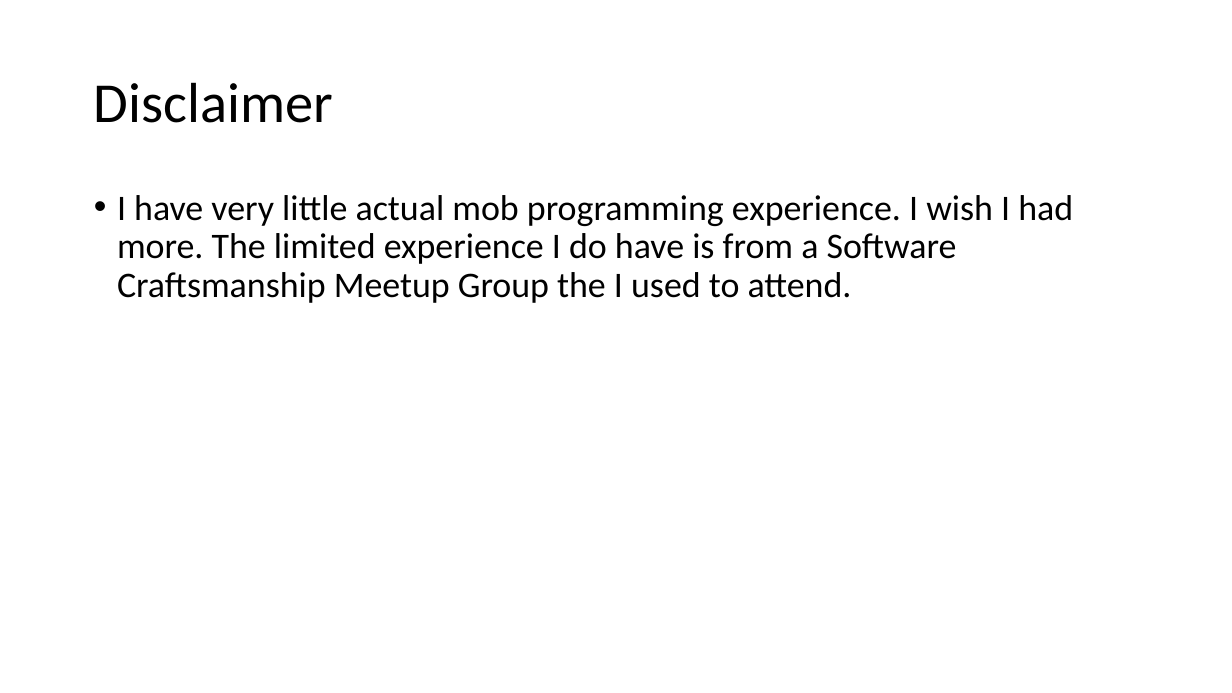
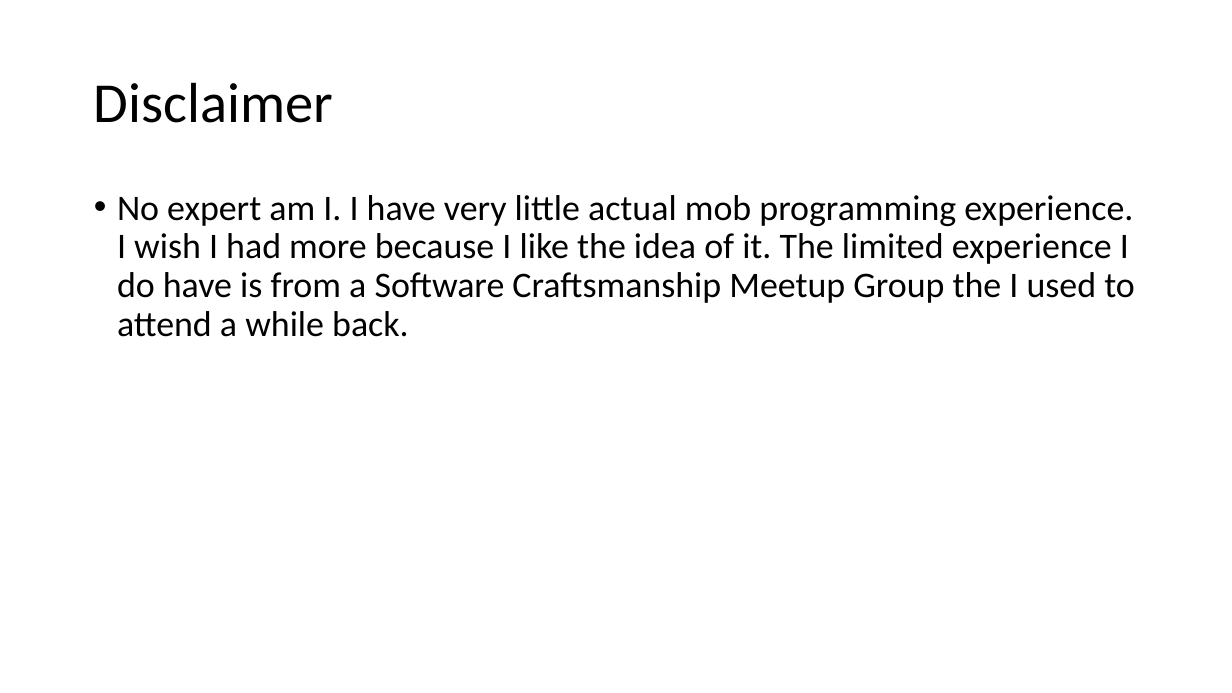
Before and after one commit to jonathan-r-jones/Mob-Programming-Demo, a slide deck: slide 3 of mob.pptx. Drawn at 1232x693 pixels with LibreOffice and Linux fonts; fonts in the diff are those of the drawing. Boxes give left, top, right and bottom in pixels: in the first picture for what was removed or moved away, otherwise in the second. Text is boxed around its words. In the diff, an @@ line names an element or a change of style, - is before the commit and + after.

Commit message:
Nov-2-2020_12:02_AM

```diff
--- a/mob.pptx
+++ b/mob.pptx
@@ text at (x1=117, y1=195, x2=1135, y2=337): text changed @@
-• I have very little actual mob programming experience. I wish I had more. The limited experience I do have is from a Software Craftsmanship Meetup Group the I used to attend.
+• No expert am I. I have very little actual mob programming experience. I wish I had more because I like the idea of it. The limited experience I do have is from a Software Craftsmanship Meetup Group the I used to attend a while back.
```
Also in this commit, not shown: 4 other slides changed, 2 slides added.
